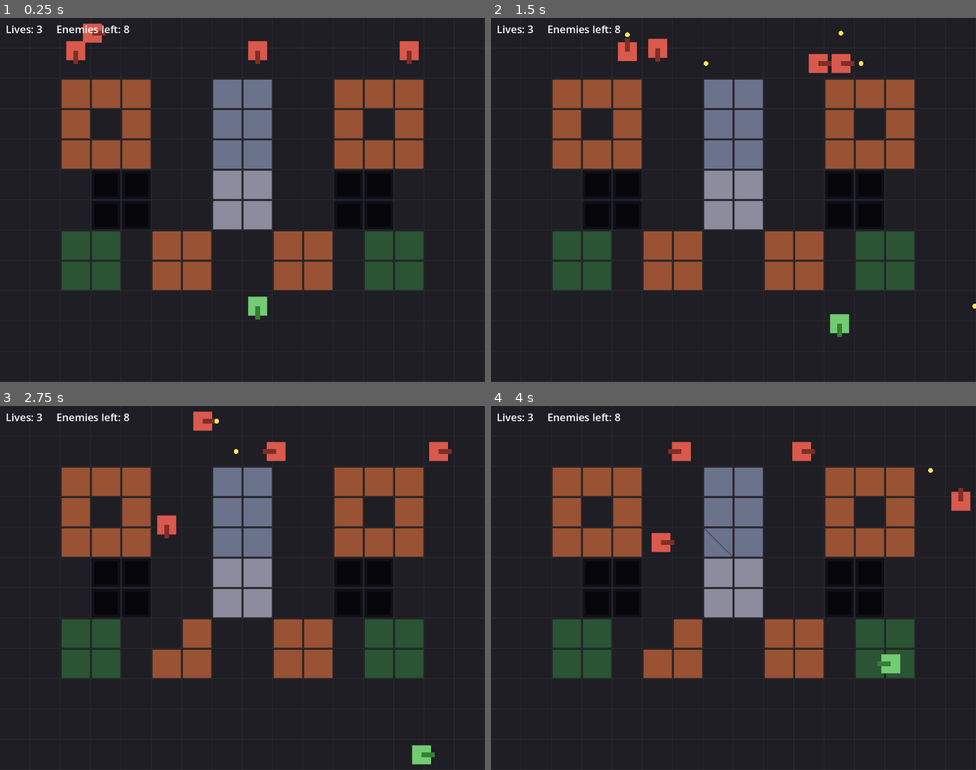
Above: before the commit, frames 1-4 (two rows, left to right).
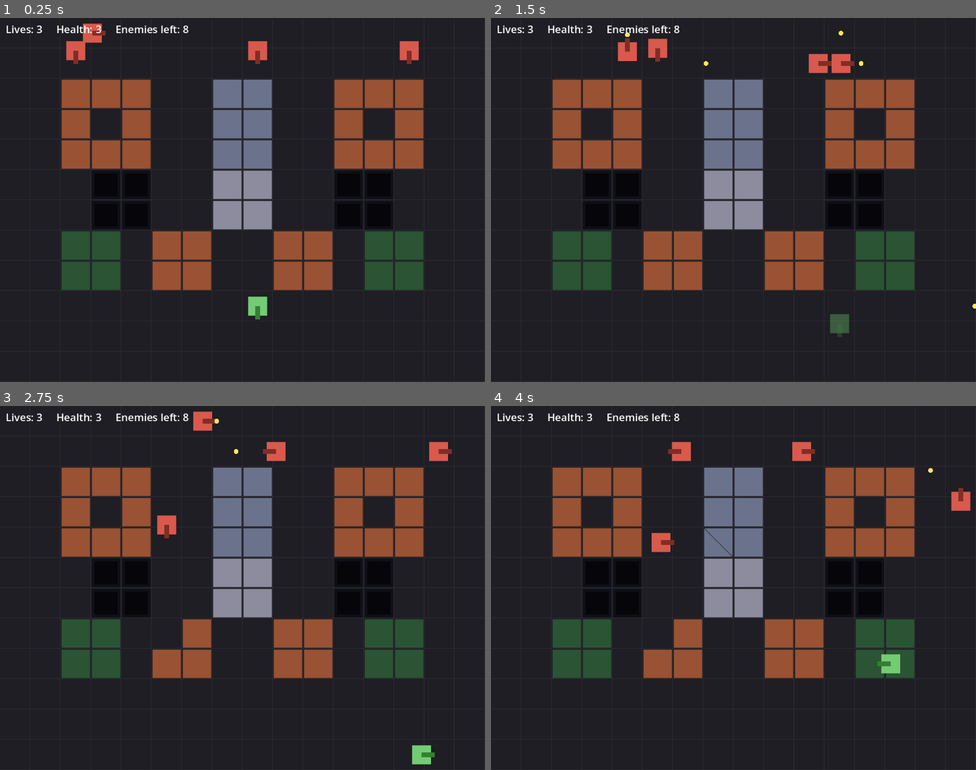
Above: after the commit, the same moments.

Repository: AuraofMana/TankWars
Game: Godot game, scene res://main.tscn
The game is run twice, just before and just after one commit, with the same random seed, the same clock (stepped at 60 frames per second) and the same inputs.
Inputs (mouse positions are in pixels of both pictures, inside the frame that each line leads up to):
- Up to frame 1 (0.25 s): no input
- Up to frame 2 (1.5 s): tap Enter at 0.5 s; move the mouse to (840, 181) at 0.52 s; hold D 0.53-1.28 s; tap R at 0.6, 1.35 s; click (840, 181) at 0.67 s; move the mouse to (636, 218) at 1.27 s; hold S from 1.28 s (still down)
- Up to frame 3 (2.75 s): move the mouse to (291, 507) at 2.02 s; release S at 2.03 s; hold D from 2.03 s (still down); tap R at 2.1 s
- Up to frame 4 (4 s): move the mouse to (709, 660) at 2.77 s; release D at 2.78 s; hold W 2.78-3.53 s; tap R at 2.85, 3.6 s; click (709, 660) at 2.92 s; move the mouse to (879, 642) at 3.52 s; hold A from 3.53 s (still down)

The runs differ from the first frame. In frame 1, 0.3% of the frame differs, in the area x 12-39%, y 2-5%; in frame 2, 0.5%, in the area x 12-74%, y 2-88%; in frame 3, 0.3%; in frame 4, 0.3%.

Commit message:
Add health + lives system with health-drop pickups
Two-tier survivability: 3 lives, each with 3 health. Health drops only
from killed enemies (25% chance) via a drive-over pickup, no auto-regen.
A hit costs health with brief i-frames; losing all health costs a life
and respawns at full health with a longer grace. Out of lives = defeat.

Co-Authored-By: Claude Opus 4.6 <noreply@anthropic.com>

Diff:
--- /dev/null
+++ b/godot/health_pickup.gd
@@ -0,0 +1,17 @@
+extends Node2D
+# Dropped by a killed enemy (chance-based). Drive over it to restore 1 health.
+
+const PICK_RADIUS := 26.0
+
+func _process(_delta: float) -> void:
+	if not get_parent().is_playing():
+		return
+	var p := get_tree().get_first_node_in_group("player")
+	if p and p.position.distance_to(position) < PICK_RADIUS:
+		get_parent().heal()
+		queue_free()
+
+func _draw() -> void:
+	draw_rect(Rect2(-13, -13, 26, 26), Color(0.1, 0.35, 0.15))
+	draw_rect(Rect2(-4, -10, 8, 20), Color(0.3, 0.95, 0.45))
+	draw_rect(Rect2(-10, -4, 20, 8), Color(0.3, 0.95, 0.45))
--- a/godot/main.gd
+++ b/godot/main.gd
@@ -21,7 +21,9 @@
 const TEAM_PLAYER := 0
 const HIT_RADIUS := 22.0
 
-const START_LIVES := 3
+const START_LIVES := 3   # Lose all health -> lose a life and respawn. Out of lives = defeat.
+const MAX_HEALTH := 3
+const HEALTH_DROP_CHANCE := 0.25  # Chance a killed enemy drops a health pickup.
 const TOTAL_ENEMIES := 8  # Whole pool to clear for a win.
 const MAX_ALIVE := 4  # How many can be on the field at once.
 
@@ -50,6 +52,7 @@
 var hp := []  # Parallel to grid; only HARD tiles use it.
 var state := State.PLAYING
 var lives := START_LIVES
+var health := MAX_HEALTH
 var to_spawn := 0  # Enemies still waiting in the pool.
 var alive := 0  # Enemies currently on the field.
 var spawn_index := 0
@@ -61,6 +64,7 @@
 	_build_ui()
 	_load_map()
 	lives = START_LIVES
+	health = MAX_HEALTH
 	to_spawn = TOTAL_ENEMIES
 	alive = 0
 	state = State.PLAYING
@@ -93,7 +97,7 @@
 	layer.add_child(center_label)
 
 func _update_hud() -> void:
-	hud_label.text = "Lives: %d     Enemies left: %d" % [lives, alive + to_spawn]
+	hud_label.text = "Lives: %d     Health: %d     Enemies left: %d" % [lives, health, alive + to_spawn]
 
 # --- Enemy pool ---
 
@@ -111,22 +115,42 @@
 	e.position = Vector2(c.x * TILE + HALF, c.y * TILE + HALF)
 	add_child(e)
 
-func _on_enemy_killed() -> void:
+func _on_enemy_killed(at: Vector2) -> void:
 	alive -= 1
+	if randf() < HEALTH_DROP_CHANCE:
+		_spawn_health(at)
 	_refill_enemies()
 	_update_hud()
 	if state == State.PLAYING and alive <= 0 and to_spawn <= 0:
 		_win()
 
 func _on_player_hit() -> void:
-	lives -= 1
-	_update_hud()
-	if lives <= 0:
-		_lose()
-	else:
-		var p := get_tree().get_first_node_in_group("player")
+	var p := get_tree().get_first_node_in_group("player")
+	if p and p.is_invulnerable():
+		return  # Still in i-frames from the last hit.
+	health -= 1
+	if health <= 0:
+		lives -= 1
+		if lives <= 0:
+			_update_hud()
+			_lose()
+			return
+		health = MAX_HEALTH  # New life, full health.
 		if p:
-			p.hit()
+			p.respawn()
+	elif p:
+		p.hit()
+	_update_hud()
+
+func heal() -> void:
+	health = min(health + 1, MAX_HEALTH)
+	_update_hud()
+
+func _spawn_health(at: Vector2) -> void:
+	var h := Node2D.new()
+	h.set_script(load("res://health_pickup.gd"))
+	h.position = at
+	add_child(h)
 
 func _win() -> void:
 	state = State.WON
@@ -188,8 +212,9 @@
 	if b.team == TEAM_PLAYER:
 		for e in get_tree().get_nodes_in_group("enemies"):
 			if e.position.distance_to(b.position) < HIT_RADIUS:
+				var ep: Vector2 = e.position
 				e.kill()
-				_on_enemy_killed()
+				_on_enemy_killed(ep)
 				return true
 	else:
 		var p := get_tree().get_first_node_in_group("player")
--- a/godot/player.gd
+++ b/godot/player.gd
@@ -8,7 +8,11 @@
 	KEY_D: Vector2.RIGHT,
 }
 
+const PLAYER_INVULN := 0.8  # I-frames after a hit, so a crossfire can't instagib you.
+const RESPAWN_INVULN := 2.0  # Longer grace on spawn/respawn to get clear of danger.
+
 var _prev := {}
+var invuln := 0.0
 var _spawn := Vector2.ZERO
 
 func _ready() -> void:
@@ -20,13 +24,22 @@
 	_spawn = _cell_center(8, 9)
 	position = _spawn
 	add_to_group("player")
+	invuln = RESPAWN_INVULN  # Spawn grace so you never appear straight into a bullet.
 	for k in KEYS:
 		_prev[k] = false
 
-func _decide(_delta: float) -> void:
+func _decide(delta: float) -> void:
+	if invuln > 0.0:
+		invuln -= delta
+		modulate.a = 0.35 if int(invuln * 12.0) % 2 == 0 else 1.0
+	else:
+		modulate.a = 1.0
 	_read_input()
 	if Input.is_mouse_button_pressed(MOUSE_BUTTON_LEFT):
 		fire()
+
+func is_invulnerable() -> bool:
+	return invuln > 0.0
 
 func _read_input() -> void:
 	# Last key pressed wins; if it's released, fall back to anything still held.
@@ -51,7 +64,12 @@
 	return Vector2.ZERO
 
 func hit() -> void:
-	# No lives yet: just reset to spawn.
+	# Stay put; health is the buffer. Brief i-frames so the next bullet doesn't chain.
+	invuln = PLAYER_INVULN
+
+func respawn() -> void:
+	# Lost a life: back to spawn at full health, with grace.
 	position = _spawn
 	facing = Vector2.DOWN
 	want = Vector2.ZERO
+	invuln = RESPAWN_INVULN
Not shown, added: godot/health_pickup.gd.uid
